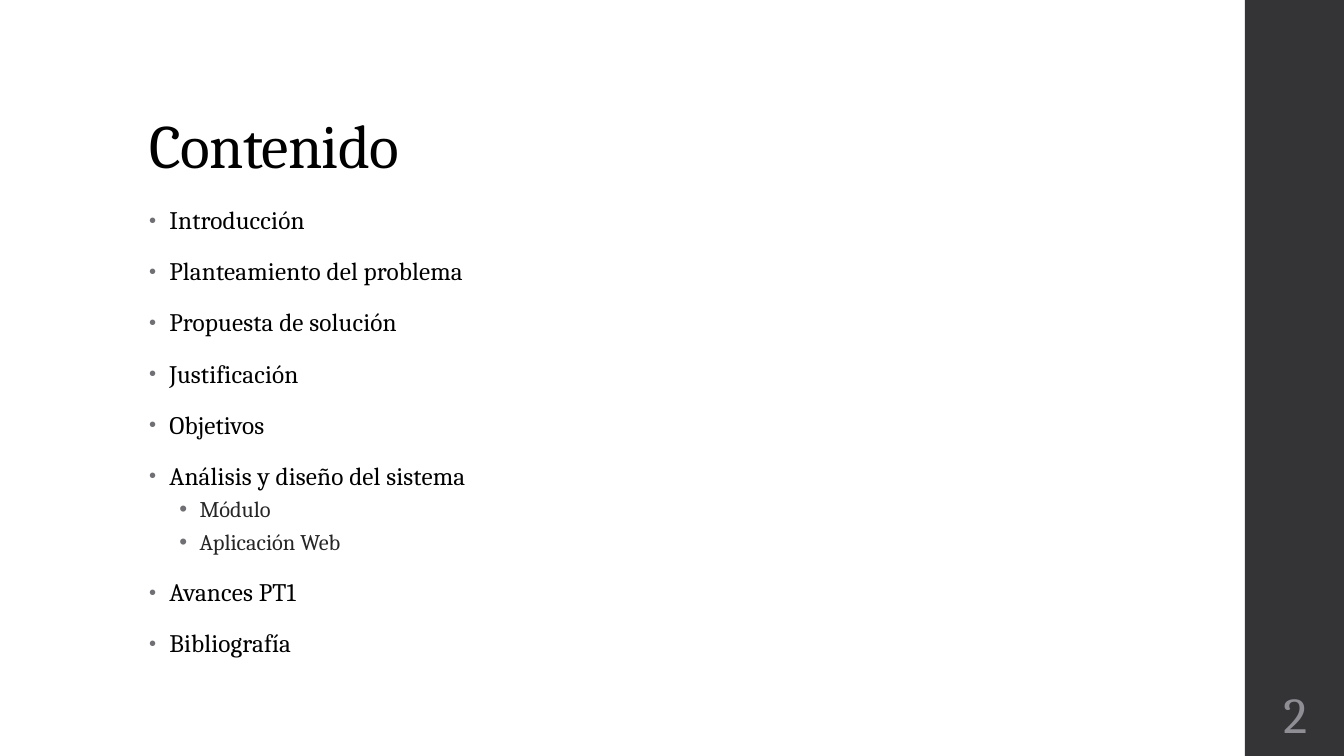
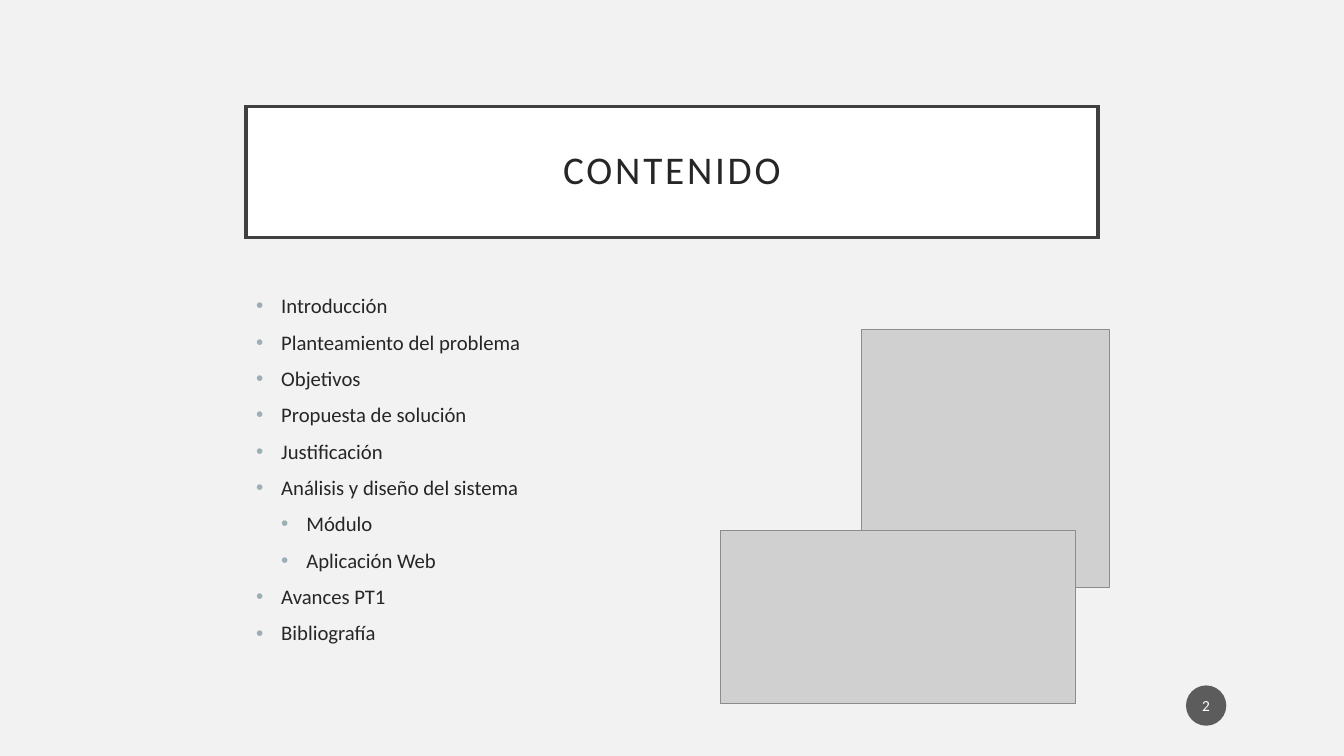
Before and after one commit to Osw1997/Proyecto-Terminal-1, a slide deck: slide 2 of Final/Presentacion.pptx. Drawn at 1344x756 pixels with LibreOffice and Linux fonts; fonts in the diff are those of the drawing; grey boxes stand for pictures. Boxes give left, top, right and bottom in pixels: in the first picture for what was removed or moved away, otherwise in the second. Text is boxed around its words. In the diff, an @@ line names an element or a change of style, - is before the commit and + after.

```diff
--- a/Final/Presentacion.pptx
+++ b/Final/Presentacion.pptx
@@ background #FFFFFF to #F2F2F2 @@
@@ rectangle removed at (1245,0,1344,756) @@
@@ title "CONTENIDO": place and size @@
-title "CONTENIDO" at (149,125,399,169)
+title "CONTENIDO" at (246,106,1098,237)
@@ title "CONTENIDO" at (246,106,1098,237): vertical alignment bottom to middle; fill none to #FFFFFF; outline none to #404040 2.5 pt @@
@@ title at (563,158,780,185): text changed; size 44 to 28 pt; font Cambria to Calibri; text colour #000000 to #262626 @@
-Contenido
+CONTENIDO
@@ text "Introducción": place and size @@
-text "Introducción" at (169,211,465,658)
+text "Introducción" at (281,298,520,644)
@@ text at (281,298,520,644): size 18 to 14.8 pt, text colour #000000 to #262626, letter spacing 0.1 to 0 pt in "Introducción", "Planteamiento del problema", "Propuesta de solución", "Justificación" and 3 more places; font Cambria to Calibri; size 16 to 14.8 pt in "Módulo", "Aplicación Web"; indent changed; line spacing 0.95 to 0.9; less space between paragraphs; bullet colour #6F6F74 to #9BAFB5; more space between paragraphs @@
@@ picture added at (862,329,1110,587) @@
@@ text at (281,371,360,390): paragraph added @@
+• Objetivos
@@ text at (169,416,264,440): paragraph removed @@
-• Objetivos
@@ picture added at (721,530,1076,704) @@
@@ page number: place and size @@
-page number at (1283,699,1307,733)
+page number at (1187,686,1227,726)
@@ page number at (1187,686,1227,726): size 36 to 11 pt, font Cambria to Calibri, text colour #8E8E94 to #FFFFFF; fill none to #1D1D1D at 70% opacity @@
```
Also in this commit, not shown: 22 other slides changed, 3 slides added, 4 slides removed.
